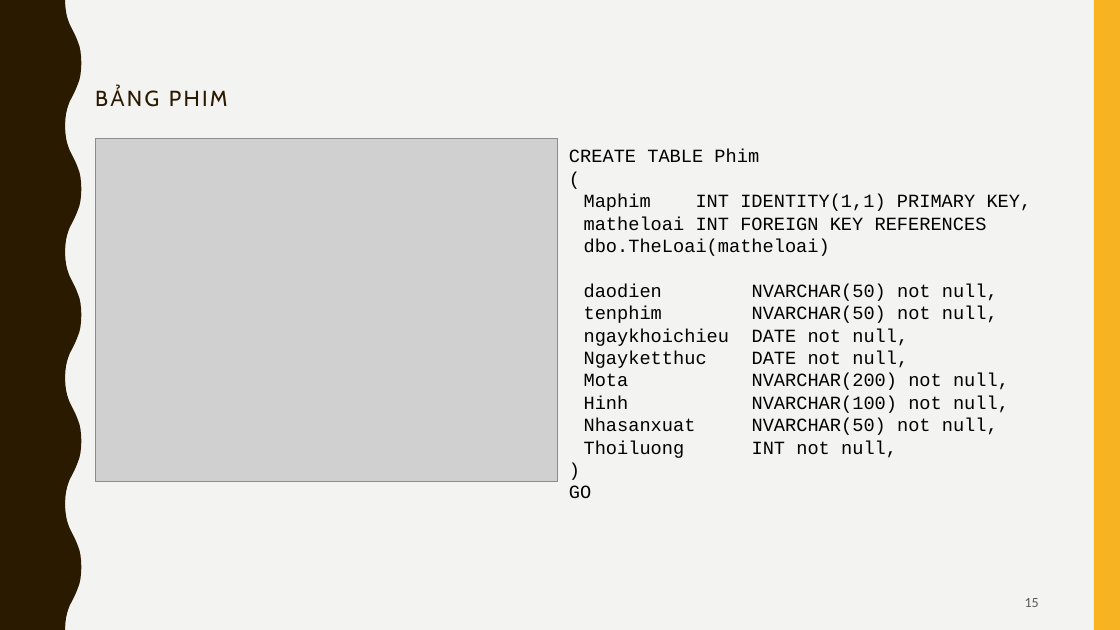
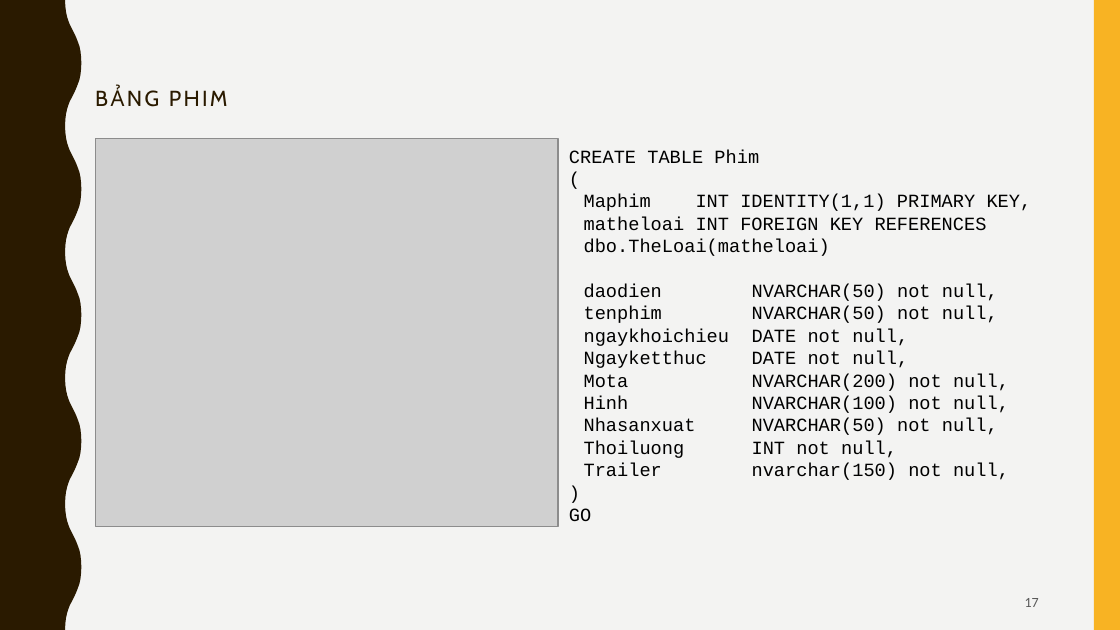
Before and after one commit to HieuThuan250396/Movie, a slide deck: slide 17 of Database/Report/CSDL.pptx (slide 15 before the commit). Drawn at 1120x630 pixels with LibreOffice and Linux fonts; fonts in the diff are those of the drawing; grey boxes stand for pictures. Boxes give left, top, right and bottom in pixels: in the first picture for what was removed or moved away, otherwise in the second. Text is boxed around its words. In the diff, an @@ line names an element or a change of style, - is before the commit and + after.

```diff
--- a/Database/Report/CSDL.pptx
+++ b/Database/Report/CSDL.pptx
@@ picture: place and size @@
-picture at (96,139,559,482)
+picture at (95,139,558,526)
@@ text at (752,463,1009,480): paragraph added @@
+Trailer nvarchar(150) not null,
@@ page number at (1025,598,1039,607): text changed @@
-15
+17
```
Also in this commit, not shown: 10 other slides changed, 1 slide removed.
